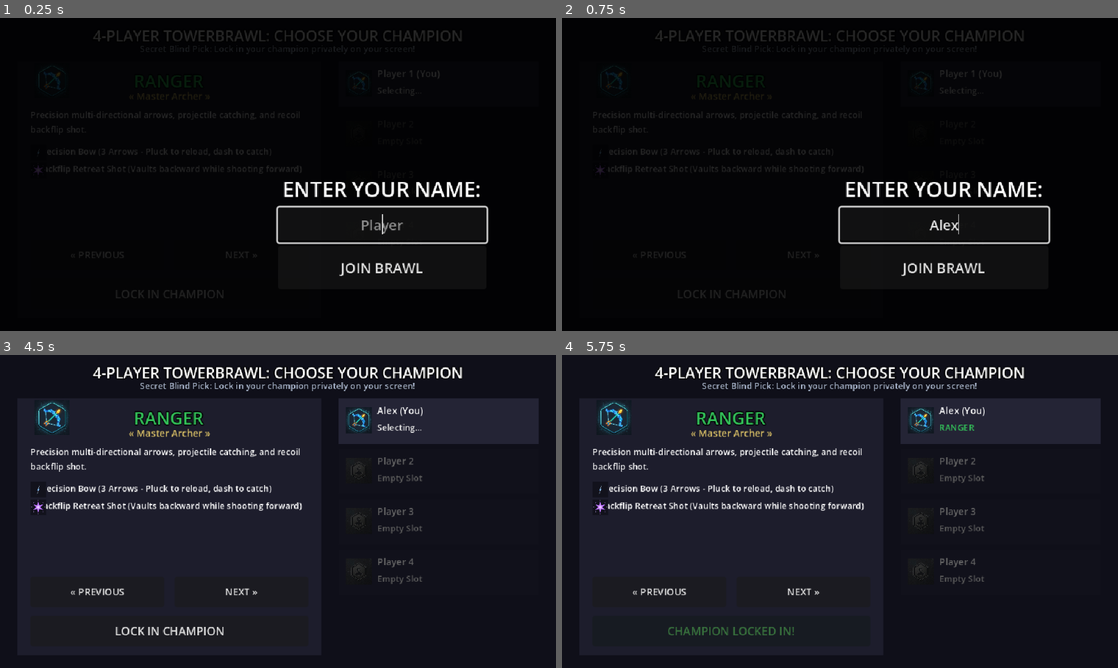
Above: before the commit, frames 1-4 (two rows, left to right).
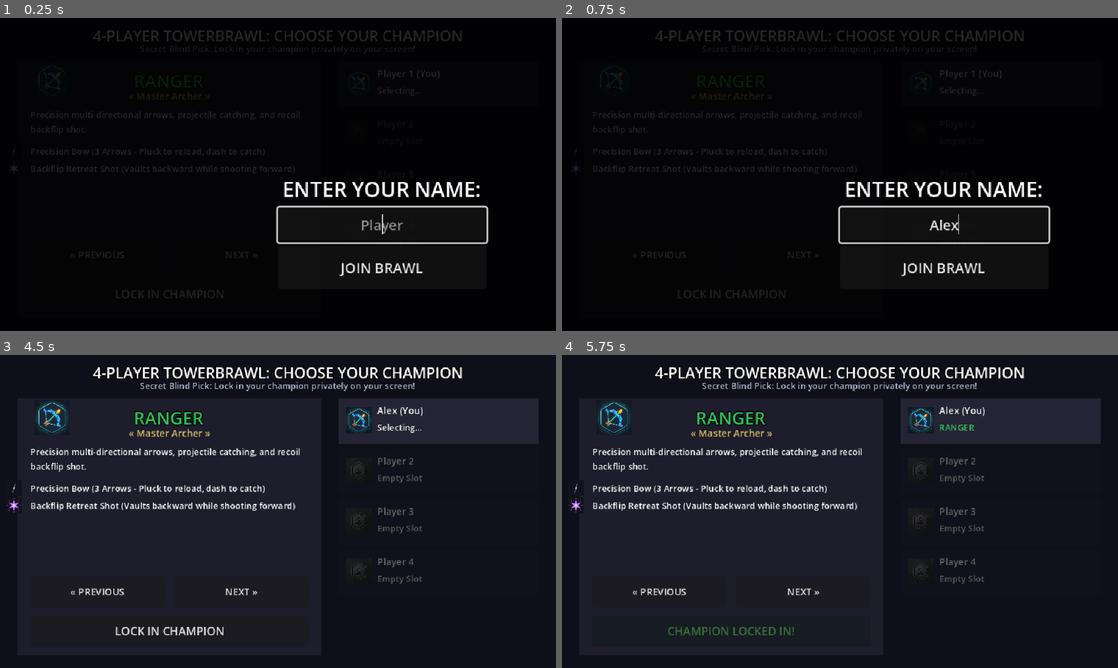
Above: after the commit, the same moments.

Repository: nemr118/tower_brawl
Game: Godot game, scene res://scenes/character_select.tscn
The game is run twice, just before and just after one commit, with the same random seed, the same clock (stepped at 60 frames per second) and the same inputs.
Inputs (mouse positions are in pixels of both pictures, inside the frame that each line leads up to):
- Up to frame 1 (0.25 s): no input
- Up to frame 2 (0.75 s): click (945, 224) at 0.52 s; type "Alex" at 0.6 s
- Up to frame 3 (4.5 s): click "NEXT »" at 1.25 s; click "NEXT »" at 2 s; click "« PREVIOUS" at 2.75 s; click "LOCK IN CHAMPION" at 3.5 s; click "JOIN BRAWL" at 4.25 s
- Up to frame 4 (5.75 s): tap Enter (ui_accept) at 5, 5.27, 5.57 s; move the mouse to (962, 495) at 5.02 s; hold Right (ui_right) from 5.03 s (still down); tap R at 5.1 s; click (962, 495) at 5.17 s

The runs differ from the first frame. In frame 1, 0.3% of the frame differs, in the area x 1-55%, y 41-50%; in frame 2, 0.3%; in frame 3, 1.4%, in the area x 1-55%, y 41-51%; in frame 4, 1.4%.

Commit message:
Fix icon overlap on character select

Diff:
--- a/scripts/character_select.gd
+++ b/scripts/character_select.gd
@@ -72,7 +72,7 @@
 	p_icon.expand_mode = TextureRect.EXPAND_IGNORE_SIZE
 	p_icon.stretch_mode = TextureRect.STRETCH_KEEP_ASPECT_CENTERED
 	p_icon.size = Vector2(18, 18)
-	p_icon.position = Vector2(0, 0)
+	p_icon.position = Vector2(-28, -2)
 	p_icon.texture = load("res://assets/icons/primary.jpg")
 	primary_label.add_child(p_icon)
 
@@ -82,7 +82,7 @@
 	s_icon.expand_mode = TextureRect.EXPAND_IGNORE_SIZE
 	s_icon.stretch_mode = TextureRect.STRETCH_KEEP_ASPECT_CENTERED
 	s_icon.size = Vector2(18, 18)
-	s_icon.position = Vector2(0, 0)
+	s_icon.position = Vector2(-28, -2)
 	s_icon.texture = load("res://assets/icons/special.jpg")
 	special_label.add_child(s_icon)
 	# UI Hooks for IconTex
@@ -208,8 +208,8 @@
 		name_label.get_parent().get_node("IconTex").texture = load(c_info["icon_tex"])
 	name_label.modulate = c_info["color"]
 	desc_label.text = c_info["desc"]
-	primary_label.text = "   " + s_info["primary"]
-	special_label.text = "   " + s_info["special"]
+	primary_label.text = s_info["primary"]
+	special_label.text = s_info["special"]
 
 func _lock_in_champion():
 	is_locked_in = true
Not shown, changed: build/web/index.html
Not shown, changed: build/web/index.pck
Not shown, changed: serve_game.py
